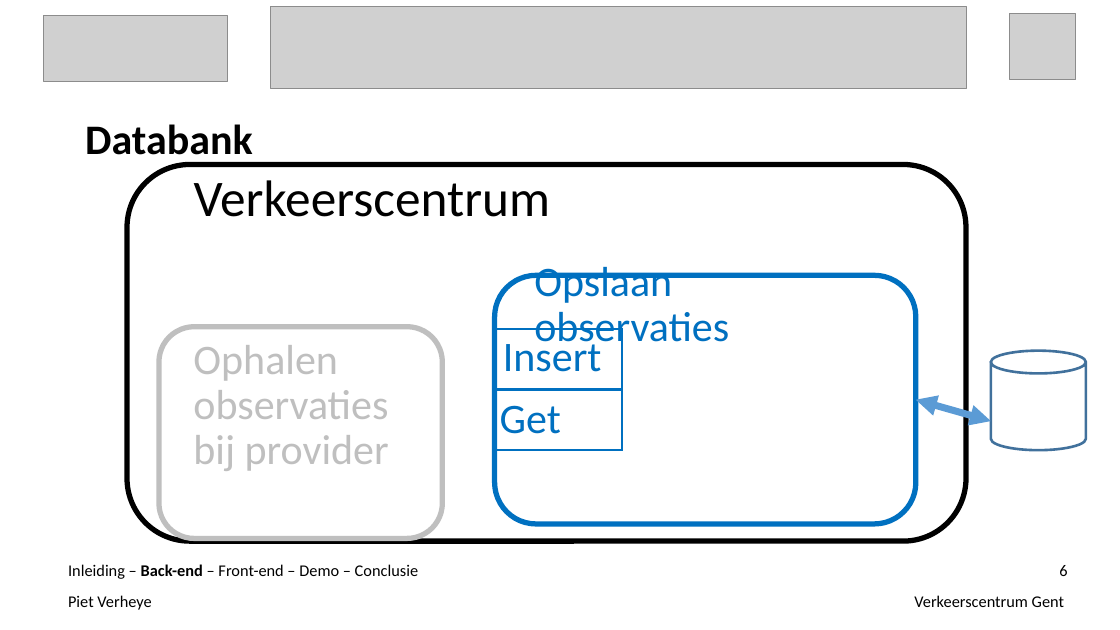
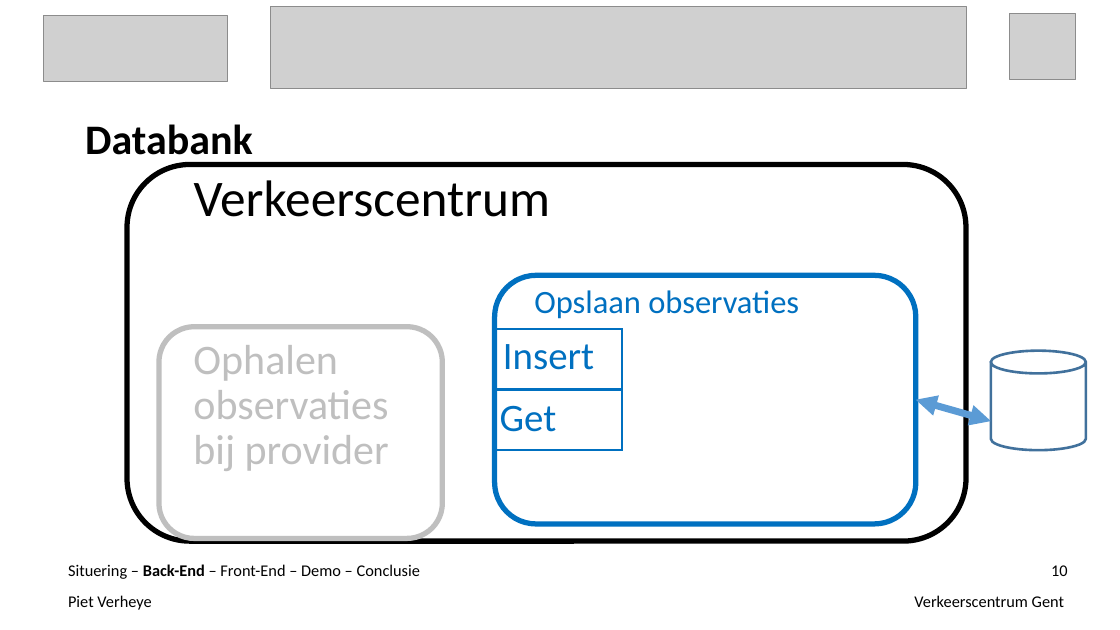
Before and after one commit to ghentlivinglab/Traffic-Travel-Time-Analyzer-1, a slide deck: slide 10 of Einddocumentatie/Presentatie.ppt (slide 6 before the commit). Drawn at 1120x630 pixels with LibreOffice and Linux fonts; fonts in the diff are those of the drawing; grey boxes stand for pictures. Boxes give left, top, right and bottom in pixels: in the first picture for what was removed or moved away, otherwise in the second. Text is boxed around its words. In the diff, an @@ line names an element or a change of style, - is before the commit and + after.

```diff
--- a/Einddocumentatie/Presentatie.ppt
+++ b/Einddocumentatie/Presentatie.ppt
@@ text "Opslaan observaties" at [534, 290, 799, 319]: size 36 to 27.9 pt; line spacing 0.9 to 0.7 @@
@@ text "Insert" at [503, 344, 594, 370]: size 36 to 33.3 pt; line spacing 0.9 to 0.8 @@
@@ text "Get" at [500, 405, 557, 432]: size 36 to 33.3 pt; line spacing 0.9 to 0.8 @@
@@ text at [68, 564, 420, 579]: text changed @@
-Inleiding – Back-end – Front-end – Demo – Conclusie
+Situering – Back-End – Front-End – Demo – Conclusie
@@ page number at [1051, 565, 1068, 576]: text changed @@
-6
+10
```
Also in this commit, not shown: 20 other slides changed, 6 slides added, 1 slide removed, 1 other file.
